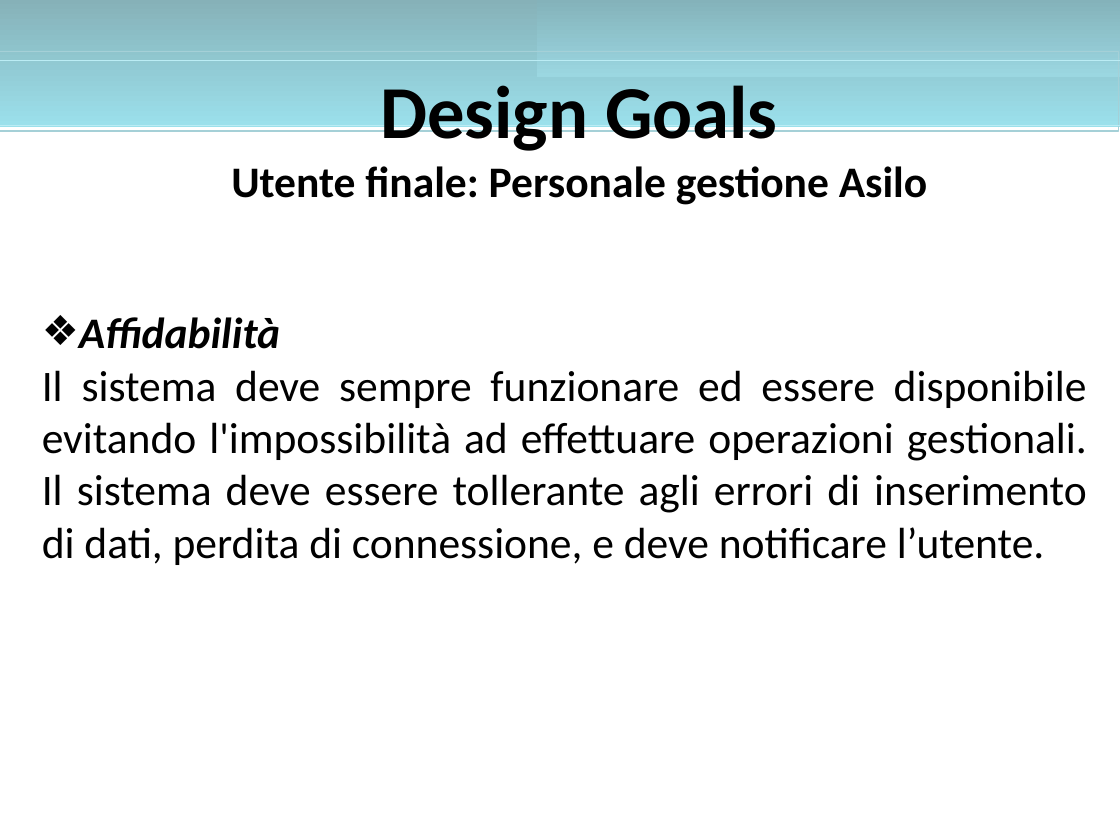
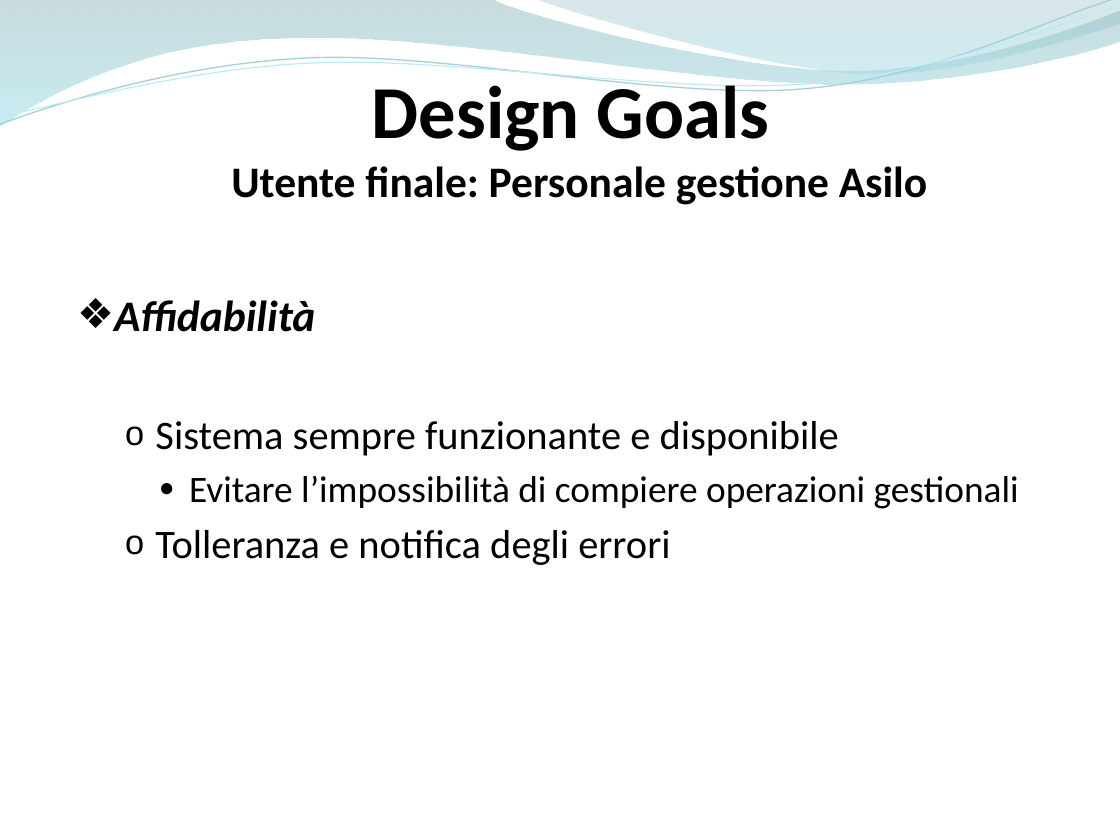
Before and after one commit to ammirate/at-silo, a slide deck: slide 9 of Presentazione/Atsilo1/Micco/Atsilo_A_Micco.pptx. Drawn at 1120x840 pixels with LibreOffice and Linux fonts; fonts in the diff are those of the drawing. Boxes give left, top, right and bottom in pixels: in the first picture for what was removed or moved away, otherwise in the second. Text is boxed around its words. In the diff, an @@ line names an element or a change of style, - is before the commit and + after.

```diff
--- a/Presentazione/Atsilo1/Micco/Atsilo_A_Micco.pptx
+++ b/Presentazione/Atsilo1/Micco/Atsilo_A_Micco.pptx
@@ rectangle removed at bbox=[0, 0, 1120, 127] @@
@@ freeform shape added at bbox=[0, 0, 1120, 127], fill gradient #86B2B9 to #9BE0EC @@
@@ freeform shape added at bbox=[0, 0, 1120, 131], outline #A5D0D7 0.85 pt @@
@@ freeform shape added at bbox=[0, 7, 1120, 125], outline #BBECF4 0.75 pt @@
@@ rectangle removed at bbox=[536, 0, 1120, 77] @@
@@ freeform shape added at bbox=[536, 0, 1120, 77], fill gradient #84B3BB to #9BD7E1 @@
@@ rectangle removed at bbox=[0, 52, 1119, 131] @@
@@ text "Design Goals" rewrapped from bbox=[231, 85, 927, 205] to bbox=[231, 76, 927, 205] @@
@@ rectangle removed at bbox=[0, 60, 1120, 125] @@
@@ text "Affidabilità": place and size @@
-text "Affidabilità" at bbox=[42, 317, 1087, 565]
+text "Affidabilità" at bbox=[114, 300, 1019, 565]
@@ text at bbox=[114, 300, 315, 332]: indent changed; more space between paragraphs @@
@@ text at bbox=[155, 421, 1019, 565]: text changed; size 28 to 26 pt @@
-Il sistema deve sempre funzionare ed essere disponibile evitando l'impossibilità ad effettuare operazioni gestionali. Il sistema deve essere tollerante agli errori di inserimento di dati, perdita di connessione, e deve notificare l’utente.
+  o Sistema sempre funzionante e disponibile
+    ● Evitare l’impossibilità di compiere operazioni gestionali
+  o Tolleranza e notifica degli errori
```
Also in this commit, not shown: 16 other slides changed, 7 slides added, 6 slides removed.
